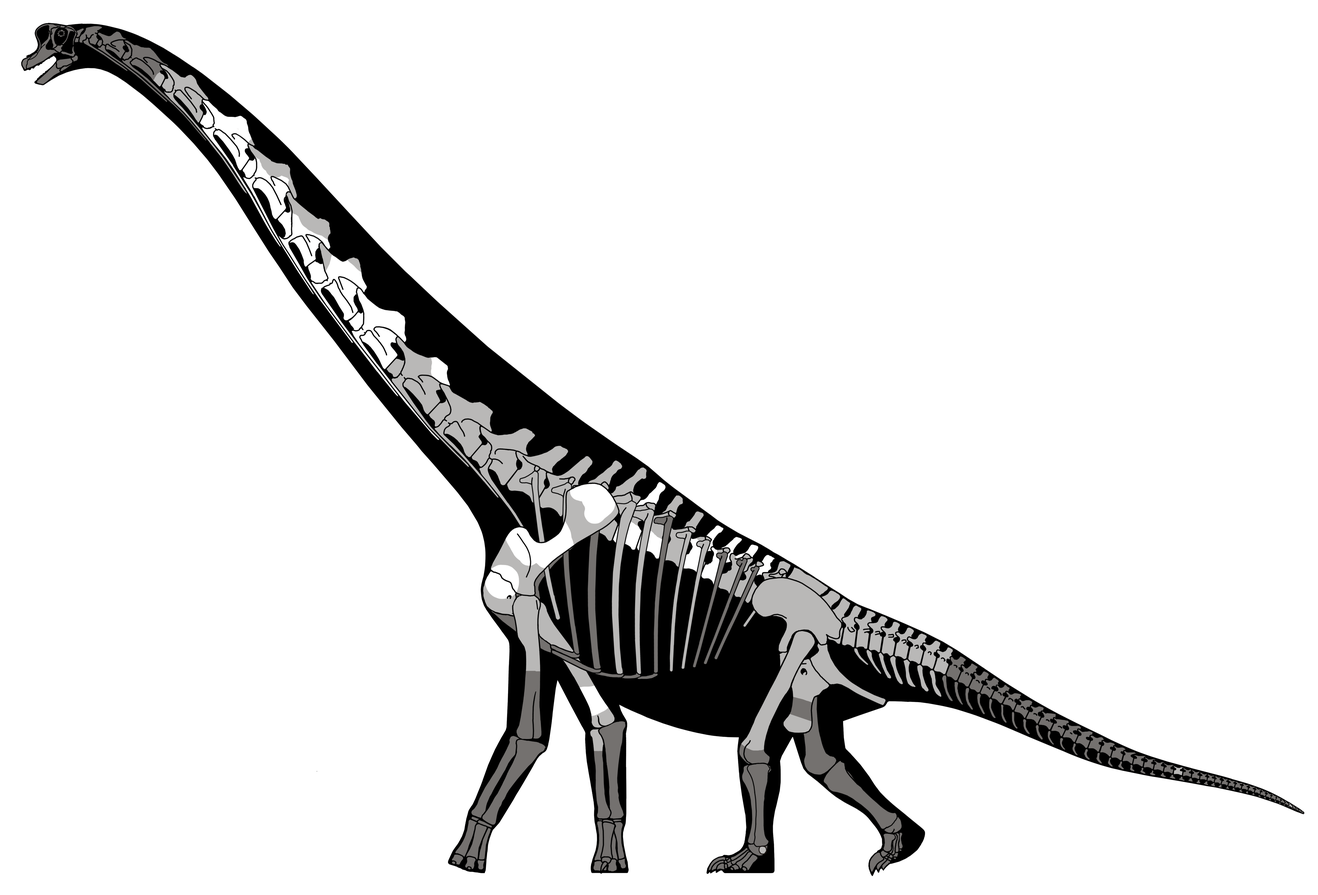
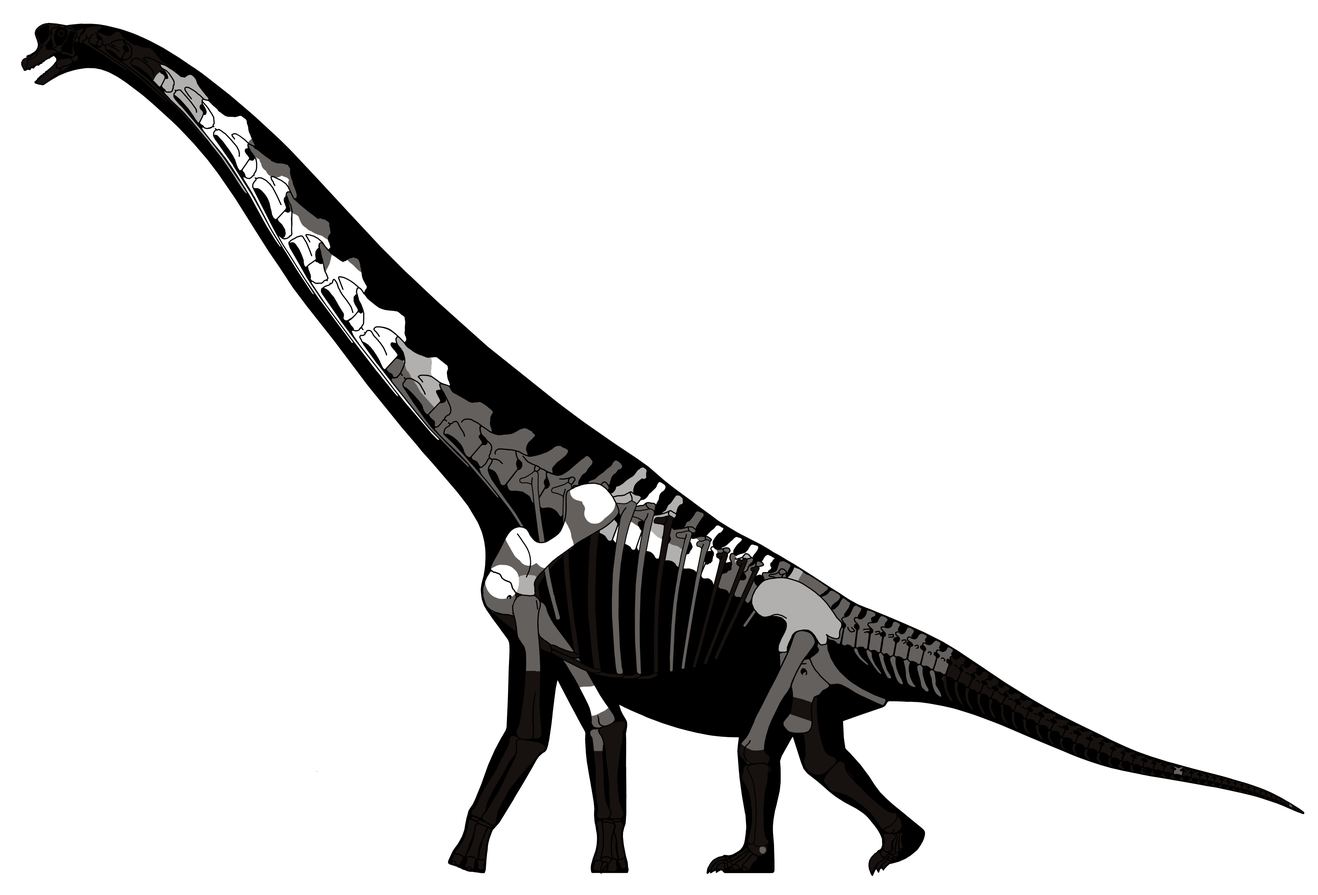
Revision of a layered 1318 x 895 image; what changed, layer by layer:
added layer "Still in jackets" (50%) above "Present in quarry" over [153,62,842,652]
"Present in quarry": opacity 50% → 33% over [153,55,1294,855]
"Mask for absent bones": opacity 60% → 100% over [20,23,1305,874]
